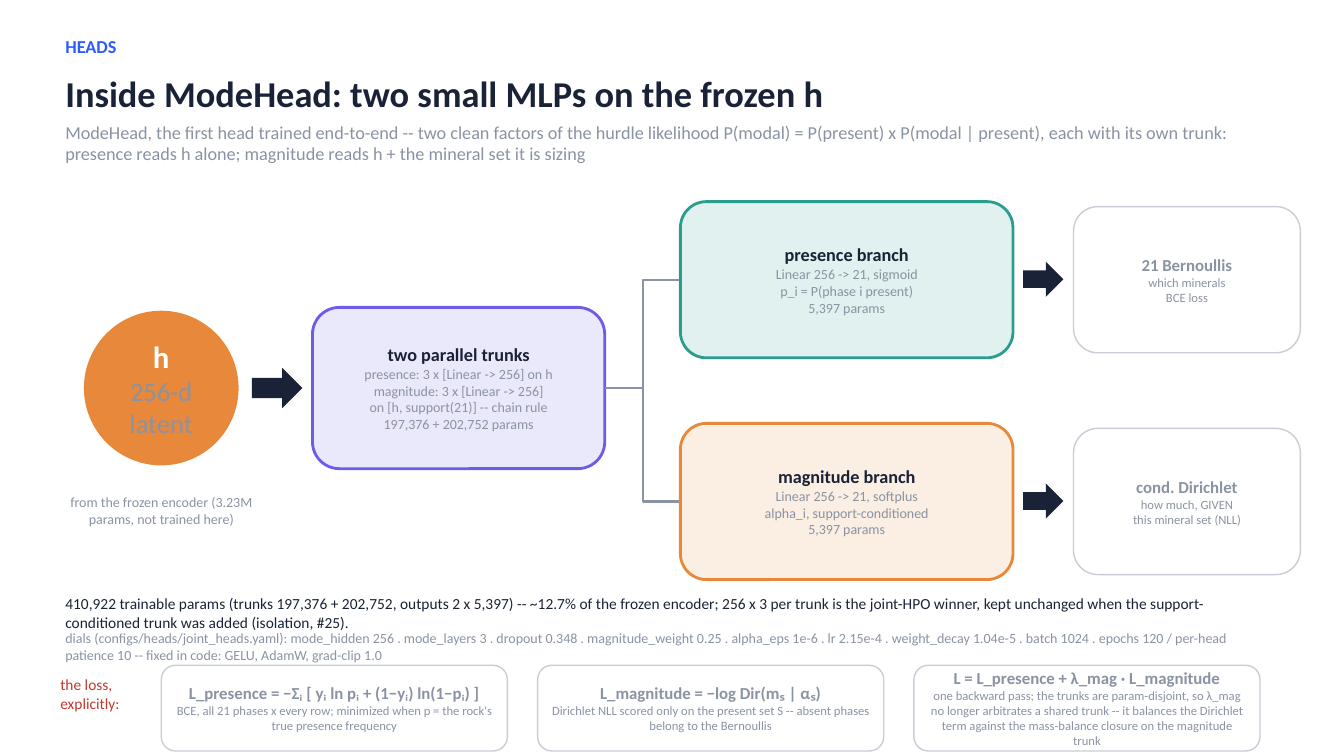
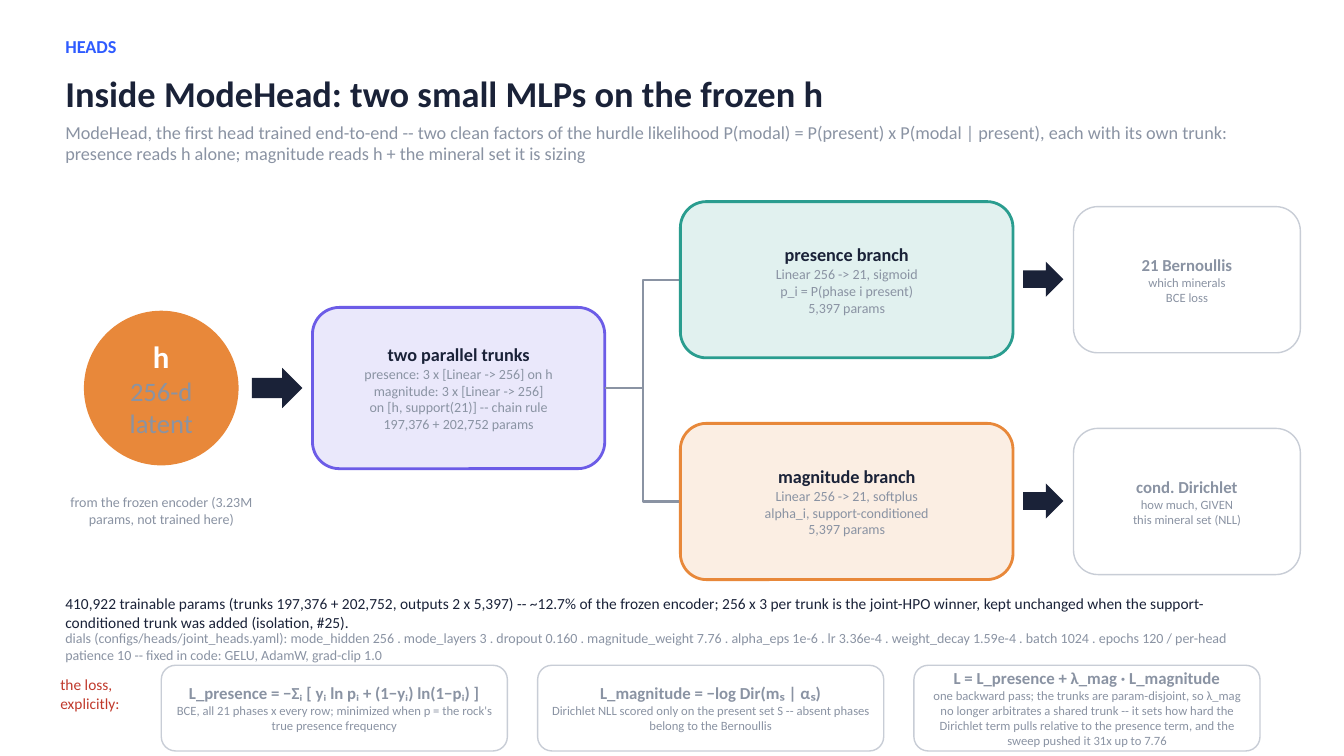
Before and after one commit to matthew-j-liu/phasecast, a slide deck: slide 13 of slides/overview.pptx. Drawn at 1344x756 pixels with LibreOffice and Linux fonts; fonts in the diff are those of the drawing. Boxes give left, top, right and bottom in pixels: in the first picture for what was removed or moved away, otherwise in the second. Text is boxed around its words. In the diff, an @@ line names an element or a change of style, - is before the commit and + after.

```diff
--- a/slides/overview.pptx
+++ b/slides/overview.pptx
@@ text at box(65, 633, 1226, 663): text changed @@
-dials (configs/heads/joint_heads.yaml): mode_hidden 256 . mode_layers 3 . dropout 0.348 . magnitude_weight 0.25 . alpha_eps 1e-6 . lr 2.15e-4 . weight_decay 1.04e-5 . batch 1024 . epochs 120 / per-head patience 10 -- fixed in code: GELU, AdamW, grad-clip 1.0
+dials (configs/heads/joint_heads.yaml): mode_hidden 256 . mode_layers 3 . dropout 0.160 . magnitude_weight 7.76 . alpha_eps 1e-6 . lr 3.36e-4 . weight_decay 1.59e-4 . batch 1024 . epochs 120 / per-head patience 10 -- fixed in code: GELU, AdamW, grad-clip 1.0
@@ text in rounded rectangle at box(933, 691, 1241, 747): text changed @@
-one backward pass; the trunks are param-disjoint, so λ_mag no longer arbitrates a shared trunk -- it balances the Dirichlet term against the mass-balance closure on the magnitude trunk
+one backward pass; the trunks are param-disjoint, so λ_mag no longer arbitrates a shared trunk -- it sets how hard the Dirichlet term pulls relative to the presence term, and the sweep pushed it 31x up to 7.76
```
Also in this commit, not shown: 12 other slides changed, 1 slide added, 1 other file.
